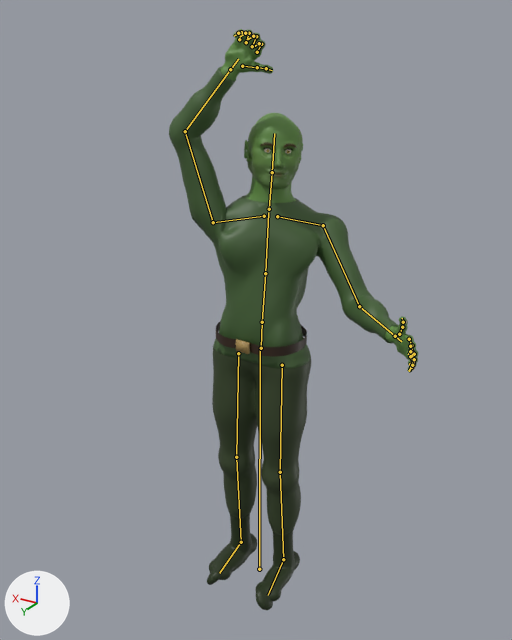
What one commit did to the glTF model assets/models/creatures/goblin_archer.glb.
One viewpoint serves both versions: a 50 mm camera at (-0.857, 1.451, 1.544) aimed at (-0.022, 0.059, 0.848). Arrows for +X, +Y and +Z are at lower left; the lights stay in place. The picture after the commit comes second. Both versions are drawn at frame 1 of the action 'swing'; the numbers are the values there. The bones that change, and the others that lie on the model, are drawn over the model as lines.

The first picture shows 'goblin_archer'.
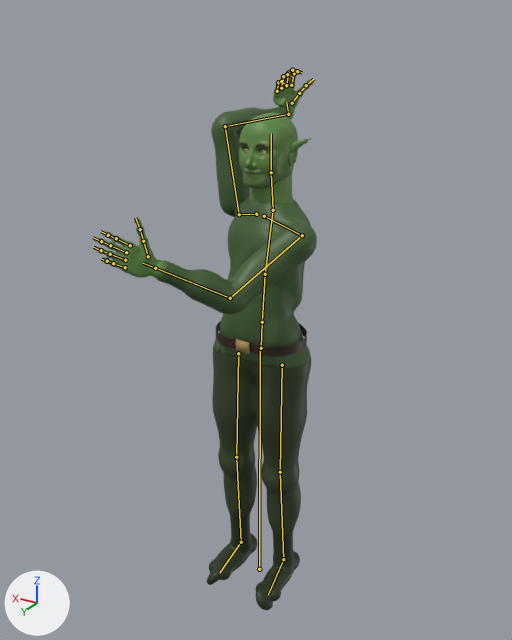
The change, as JSON lines over the scene's bpy script:
```json
{"block": "bone_spine", "where": "bone_spine = bpy.data.objects['goblin_archer_rig'].pose.bones['spine']  # child of 'hips'"}
{"op": "set", "path": "bone_spine.rotation_quaternion", "old": "(0.995, -0.052, 0.087, 0.0)", "new": "(0.996, -0.03, -0.089, -0.002)", "note": "degrees (-6, 10, -1) -> degrees (-3, -10, 0)"}
{"block": "bone_chest", "where": "bone_chest = bpy.data.objects['goblin_archer_rig'].pose.bones['chest']  # child of 'spine'"}
{"op": "set", "path": "bone_chest.rotation_quaternion", "old": "(0.97, 0.0, 0.242, 0.013)", "new": "(0.991, -0.03, -0.134, -0.003)", "note": "degrees (0, 28, 2) -> degrees (-3, -15, 0)"}
{"block": "bone_upper_arm_l", "where": "bone_upper_arm_l = bpy.data.objects['goblin_archer_rig'].pose.bones['upper_arm.L']  # child of 'clavicle.L'"}
{"op": "set", "path": "bone_upper_arm_l.rotation_quaternion", "old": "(0.947, 0.259, -0.116, -0.151)", "new": "(0.842, 0.442, -0.068, -0.303)", "note": "degrees (32, -8, -20) -> degrees (53, 9, -35)"}
{"block": "bone_forearm_l", "where": "bone_forearm_l = bpy.data.objects['goblin_archer_rig'].pose.bones['forearm.L']  # child of 'upper_arm.L'"}
{"op": "set", "path": "bone_forearm_l.rotation_quaternion", "old": "(0.917, 0.399, 0.0, 0.0)", "new": "(0.882, 0.472, 0.0, 0.0)", "note": "degrees (47, 0, 0) -> degrees (56, 0, 0)"}
{"block": "bone_upper_arm_r", "where": "bone_upper_arm_r = bpy.data.objects['goblin_archer_rig'].pose.bones['upper_arm.R']  # child of 'clavicle.R'"}
{"op": "set", "path": "bone_upper_arm_r.rotation_quaternion", "old": "(0.436, 0.422, 0.233, -0.76)", "new": "(0.1, 0.911, 0.399, -0.01)", "note": "degrees (1, 58, -120) -> degrees (170, 6, 47)"}
{"block": "bone_forearm_r", "where": "bone_forearm_r = bpy.data.objects['goblin_archer_rig'].pose.bones['forearm.R']  # child of 'upper_arm.R'"}
{"op": "set", "path": "bone_forearm_r.rotation_quaternion", "old": "(0.899, 0.438, 0.0, 0.0)", "new": "(0.747, 0.665, 0.0, 0.0)", "note": "degrees (52, 0, 0) -> degrees (83, 0, 0)"}
{"block": "bone_hand_r", "where": "bone_hand_r = bpy.data.objects['goblin_archer_rig'].pose.bones['hand.R']  # child of 'forearm.R'"}
{"op": "set", "path": "bone_hand_r.rotation_quaternion", "old": "(1.0, 0.0, 0.0, 0.0)", "new": "(0.706, -0.708, 0.0, 0.0)", "note": "degrees (0, 0, 0) -> degrees (-90, 0, 0)"}
{"block": "bone_head", "where": "bone_head = bpy.data.objects['goblin_archer_rig'].pose.bones['head']  # child of 'neck'"}
{"op": "set", "path": "bone_head.rotation_quaternion", "old": "(1.0, 0.0, 0.0, 0.0)", "new": "(0.985, 0.036, 0.167, 0.003)", "note": "degrees (0, 0, 0) -> degrees (4, 19, 1)"}
```

Location of each change, (x1, y1, x2, y2) in pixels of the pictures (512 x 640 px):
```json
{"object": "goblin_archer", "change": "posed", "before": [169, 29, 418, 610], "after": [94, 68, 317, 610], "on screen": "10% narrower, 7% shorter"}
{"bone": "spine", "before": "(262, 322) to (265, 273)", "after": "(262, 322) to (265, 274)"}
{"bone": "chest", "before": "(265, 273) to (268, 212)", "after": "(265, 274) to (272, 213)"}
{"bone": "upper_arm.L", "before": "(323, 225) to (359, 306)", "after": "(302, 235) to (230, 298)"}
{"bone": "forearm.L", "before": "(359, 306) to (395, 336)", "after": "(230, 298) to (155, 268)"}
{"bone": "upper_arm.R", "before": "(213, 222) to (185, 131)", "after": "(239, 214) to (225, 126)"}
{"bone": "forearm.R", "before": "(185, 131) to (230, 69)", "after": "(225, 126) to (288, 114)"}
{"bone": "hand.R", "before": "(230, 69) to (238, 59)", "after": "(288, 114) to (286, 102)"}
{"bone": "head", "before": "(272, 172) to (274, 133)", "after": "(271, 172) to (271, 133)"}
```
